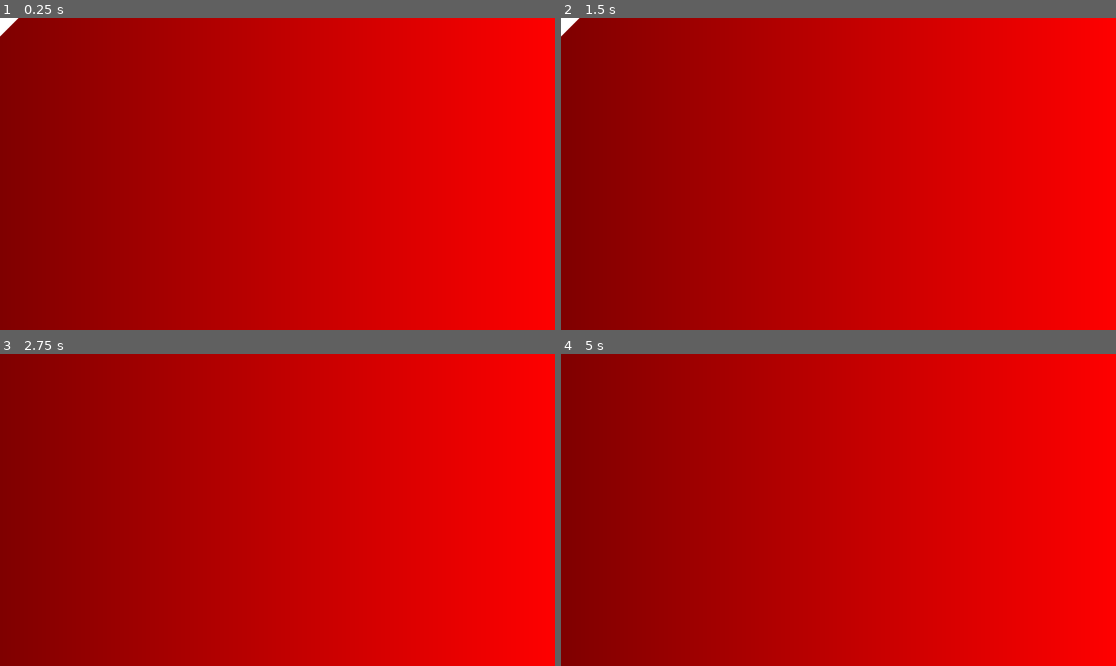
Above: before the commit, frames 1-4 (two rows, left to right).
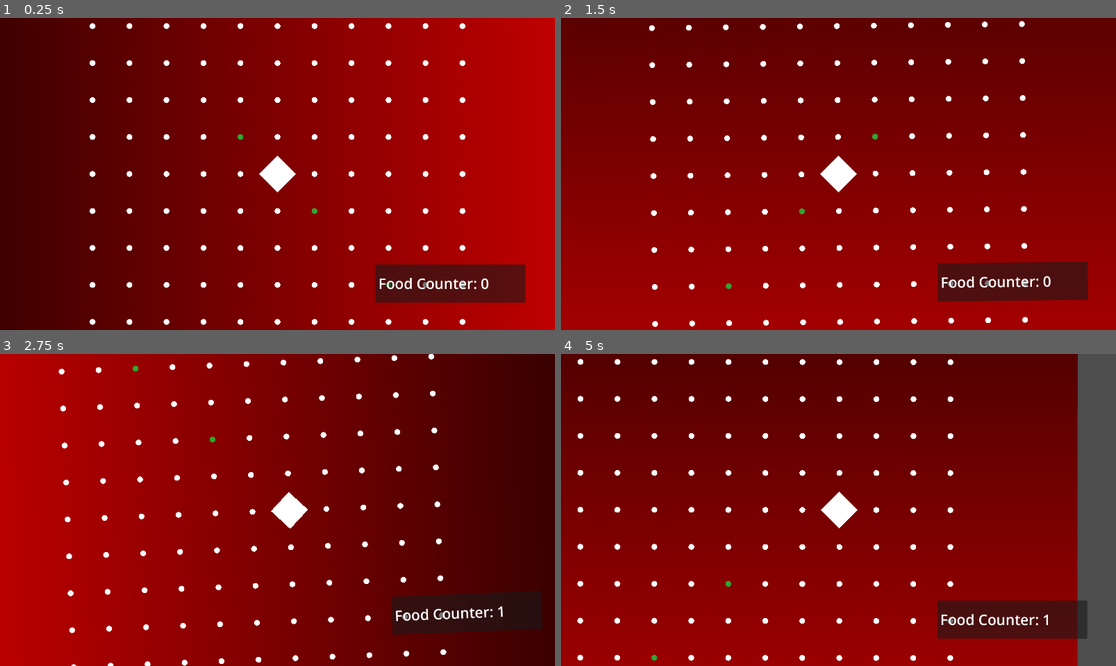
Above: after the commit, the same moments.

Repository: istamarahsan/s3rpent
Game: Godot game, scene res://game.tscn
Same seed, same stepped clock (60 frames per second), same inputs: the game is played once before the commit and once after it. The project has no main scene, so this scene is started directly.
Inputs:
- Up to frame 1 (0.25 s): no input
- Up to frame 2 (1.5 s): tap Enter (ui_accept) at 0.5, 0.77 s; hold Up (ui_up) 0.53-1.28 s; hold Down (ui_down) from 1.28 s (still down)
- Up to frame 3 (2.75 s): tap Enter (ui_accept) at 1.52 s; release Down (ui_down) at 2.03 s; hold Up (ui_up) from 2.03 s (still down)
- Up to frame 4 (5 s): tap Enter (ui_accept) at 3.02, 3.77, 4.52 s; release Up (ui_up) at 3.53 s; hold Down (ui_down) from 3.53 s (still down)

The runs differ from the first frame. In frame 1, 100% of the frame differs, in the area x 0-100%, y 0-100%; in frame 2, 81%; in frame 3, 81%; in frame 4, 86%.
Error before the commit: Cannot call method 'rotate' on a null value. (res://Game.gd:47)

Commit message:
board and foods

Diff:
--- /dev/null
+++ b/BoardCanvas.gd
@@ -0,0 +1,32 @@
+extends Node2D
+class_name BoardCanvas
+
+@export
+var board_span: int = 5
+@export
+var tile_size: int = 128
+
+var food_positions: Dictionary = {}
+
+func configure(board_span: int, tile_size: int):
+	self.board_span = board_span
+	self.tile_size = tile_size
+	queue_redraw()
+
+func set_food_positions(positions: Array[Vector2]):
+	food_positions = {}
+	for pos in positions:
+		food_positions[pos] = true
+	queue_redraw()
+
+func _draw():
+	for y in range(-board_span, board_span+1):
+		for x in range(-board_span, board_span+1):
+			var position = Vector2(x, y)
+			var color = _choose_color(position)
+			draw_circle(position * tile_size, 10, color)
+
+func _choose_color(position: Vector2):
+	if food_positions.has(position):
+		return "#32A433"
+	return "#FFFFFF"
--- /dev/null
+++ b/FoodCounterLabel.gd
@@ -0,0 +1,9 @@
+extends Label
+
+#this is also bad please change this later
+
+func _ready():
+	text = "Food Counter: 0"
+
+func _on_game_food_eaten_updated(food_eaten):
+	text = "Food Counter: " + str(food_eaten)
--- a/Game.gd
+++ b/Game.gd
@@ -5,12 +5,18 @@
 	Right
 }
 
-var is_act_cooldown: bool = false
+signal food_eaten_updated(food_eaten)
 
 @export
 var tile_size: int = 128
 @export
 var snake_seg_packed_scene: PackedScene
+@export
+var max_foods: int = 3
+@export
+var world_size: int = 5
+@export
+var board_canvas: BoardCanvas
 
 @onready
 var snake_head: Node2D = $SnakeSegmentHead
@@ -19,10 +25,29 @@
 @onready
 var camera: Camera2D = $Camera2D
 
-var active_direction := Vector2.RIGHT
+var snake_heading := Vector2.RIGHT
+var snake_head_position := Vector2.ZERO
+var is_act_cooldown: bool = false
+var food_eaten: int = 0
+
+# temporary for concepting, please use something else later
+var food_positions: Array[Vector2] = [
+	Vector2(1, 1),
+	Vector2(-1, -1),
+	Vector2(3, 3)
+]
+var is_food_eaten: Array[bool] = [
+	false,
+	false,
+	false
+]
 
 func _ready():
 	snake_head.position = Vector2.ZERO
+	for food_id in range(food_positions.size()) :
+		var food_pos = food_positions[food_id]
+	board_canvas.configure(world_size, tile_size)
+	board_canvas.set_food_positions(_positions_food_left())
 
 func _input(event):
 	if event.is_action_pressed("ui_accept"):
@@ -36,12 +61,70 @@
 		_process_action(TurnDirection.Right)
 
 func _on_timer_timeout():
-	snake_head.position += active_direction * tile_size
-	camera.position = snake_head.position
-	is_act_cooldown = false
+	_process_turn()
 
 func _process_action(dir: TurnDirection):
 	is_act_cooldown = true
 	var rotate_rad = deg_to_rad(-90 if dir == TurnDirection.Left else 90)
-	active_direction = active_direction.rotated(rotate_rad)
+	snake_heading = snake_heading.rotated(rotate_rad)
 	camera.rotate(rotate_rad)
+
+func _process_turn():
+	is_act_cooldown = false
+
+	var next_head_position: Vector2 = snake_head_position + snake_heading
+	var is_going_out_of_bounds: bool = next_head_position.abs().x > world_size or next_head_position.abs().y > world_size
+	snake_head_position = next_head_position.clamp(
+		Vector2(-world_size, -world_size),
+		Vector2(world_size, world_size)
+	)
+
+	if is_food_eaten.all(func(x): return x == true):
+		for food_id in range(is_food_eaten.size()):
+			is_food_eaten[food_id] = false
+		food_positions = _random_food_positions(food_positions.size())
+
+	for food_id in range(is_food_eaten.size()):
+		if is_food_eaten[food_id]:
+			continue
+		if food_positions[food_id] != snake_head_position.round():
+			continue
+		is_food_eaten[food_id] = true
+		food_eaten += 1
+		food_eaten_updated.emit(food_eaten)
+		break
+
+	snake_head.position = snake_head_position * tile_size
+	camera.position = snake_head.position
+	board_canvas.set_food_positions(_positions_food_left())
+
+func _positions_food_left() -> Array[Vector2]:
+	var result: Array[Vector2] = []
+	for food_id in range(is_food_eaten.size()):
+		if not is_food_eaten[food_id]:
+			result.push_back(food_positions[food_id])
+	return result
+
+func _random_food_positions(n: int) -> Array[Vector2]:
+	var result: Array[Vector2] = []
+	while result.size() < n:
+		var x = randi_range(-world_size, world_size)
+		var y = randi_range(-world_size, world_size)
+		var pos = Vector2(x, y)
+		if result.has(pos) or snake_head_position.round() == pos:
+			continue
+		else:
+			result.push_back(pos)
+	return result
+
+func _top_left() -> Vector2:
+	return Vector2(-world_size, -world_size)
+
+func _top_right() -> Vector2:
+	return Vector2(world_size, -world_size)
+
+func _bottom_right() -> Vector2:
+	return Vector2(world_size, world_size)
+
+func _bottom_left() -> Vector2:
+	return Vector2(-world_size, world_size)
--- a/game.tscn
+++ b/game.tscn
@@ -1,7 +1,9 @@
-[gd_scene load_steps=5 format=3 uid="uid://dagukuur1o8ks"]
+[gd_scene load_steps=7 format=3 uid="uid://dagukuur1o8ks"]
 
 [ext_resource type="Script" path="res://Game.gd" id="1_oj45b"]
 [ext_resource type="PackedScene" uid="uid://cbca12wf7c1gu" path="res://snake_segment_head.tscn" id="3_458ba"]
+[ext_resource type="Script" path="res://BoardCanvas.gd" id="3_gsmhv"]
+[ext_resource type="Script" path="res://FoodCounterLabel.gd" id="3_xkjer"]
 
 [sub_resource type="Gradient" id="Gradient_u64pp"]
 colors = PackedColorArray(0, 0, 0, 1, 1, 0, 0, 1)
@@ -11,14 +13,50 @@
 width = 3840
 height = 2160
 
-[node name="Game" type="Node2D"]
+[node name="Game" type="Node2D" node_paths=PackedStringArray("board_canvas")]
 script = ExtResource("1_oj45b")
+board_canvas = NodePath("BoardCanvas")
 
 [node name="Sprite2D" type="Sprite2D" parent="."]
 texture = SubResource("GradientTexture2D_26eh2")
 
 [node name="SnakeSegmentHead" parent="." instance=ExtResource("3_458ba")]
 
+[node name="BoardCanvas" type="Node2D" parent="."]
+script = ExtResource("3_gsmhv")
+
 [node name="Timer" type="Timer" parent="."]
+wait_time = 0.5
 
+[node name="Camera2D" type="Camera2D" parent="."]
+ignore_rotation = false
+position_smoothing_enabled = true
+rotation_smoothing_enabled = true
+
+[node name="Panel" type="Panel" parent="Camera2D"]
+offset_left = 339.0
+offset_top = 313.0
+offset_right = 858.0
+offset_bottom = 445.0
+
+[node name="MarginContainer" type="MarginContainer" parent="Camera2D/Panel"]
+layout_mode = 1
+anchors_preset = 15
+anchor_right = 1.0
+anchor_bottom = 1.0
+grow_horizontal = 2
+grow_vertical = 2
+theme_override_constants/margin_left = 10
+theme_override_constants/margin_top = 10
+theme_override_constants/margin_right = 10
+theme_override_constants/margin_bottom = 10
+
+[node name="Label" type="Label" parent="Camera2D/Panel/MarginContainer"]
+layout_mode = 2
+theme_override_font_sizes/font_size = 50
+vertical_alignment = 1
+script = ExtResource("3_xkjer")
+metadata/_edit_lock_ = true
+
+[connection signal="food_eaten_updated" from="." to="Camera2D/Panel/MarginContainer/Label" method="_on_game_food_eaten_updated"]
 [connection signal="timeout" from="Timer" to="." method="_on_timer_timeout"]
